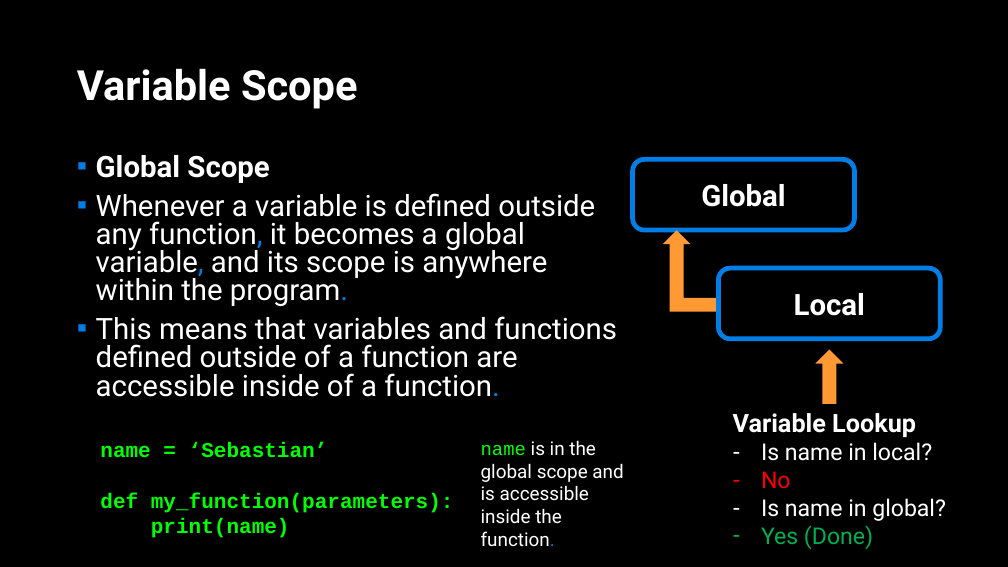
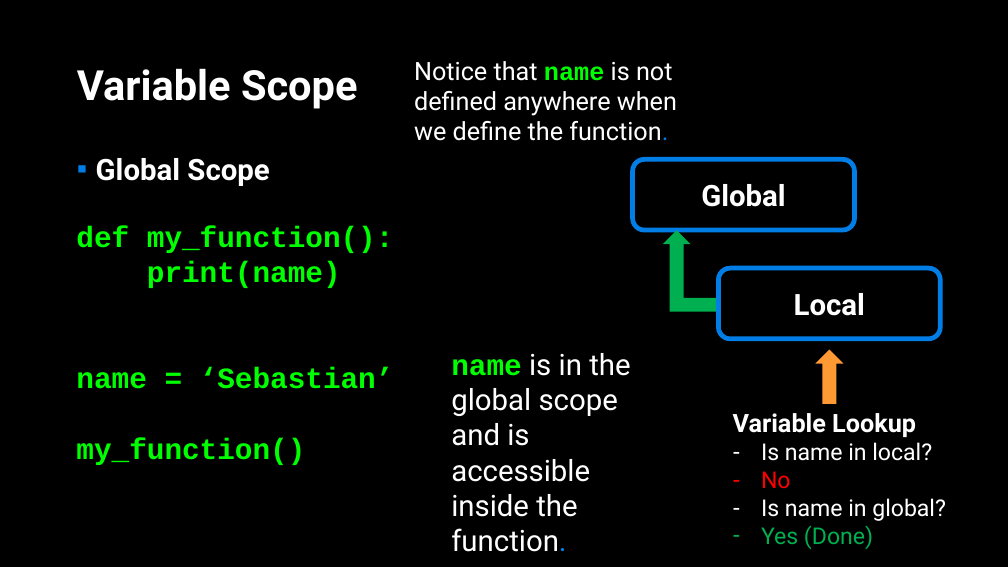
Before and after one commit to APS106/APS106-winter-2022-material, a slide deck: slide 14 of lectures/week2/lecture2/slides/week2_lecture2.pptx (slide 10 before the commit). Drawn at 1008x567 pixels with LibreOffice and Linux fonts; fonts in the diff are those of the drawing; background and template pictures are left out. Boxes give left, top, right and bottom in pixels: in the first picture for what was removed or moved away, otherwise in the second. Text is boxed around its words. In the diff, an @@ line names an element or a change of style, - is before the commit and + after.

```diff
--- a/lectures/week2/lecture2/slides/week2_lecture2.pptx
+++ b/lectures/week2/lecture2/slides/week2_lecture2.pptx
@@ text added at (414,61,677,141), 24 pt, text #FFFFFF @@
+Notice that name is not defined anywhere when we define the function.
@@ text "Global Scope" at (96,158,269,186): line spacing 0.8 to 0.9 @@
@@ text at (96,193,617,397): paragraphs removed @@
-▪ Whenever a variable is defined outside any function, it becomes a global variable, and its scope is anywhere within the program.
-▪ This means that variables and functions defined outside of a function are accessible inside of a function.
@@ text "def my_function():": place and size @@
-text "def my_function():" at (100,442,454,538)
+text "def my_function():" at (76,226,394,465)
@@ text at (76,226,394,288): paragraphs added @@
+def my_function():
+print(name)
@@ bent up arrow at (663,231,719,312): fill #FF9933 to #00B050 @@
@@ text "name is in the global ...": place and size @@
-text "name is in the global ..." at (481,440,623,546)
+text "name is in the global ..." at (451,353,630,517)
@@ text "name is in the global ..." at (451,353,630,517): size 18 to 28 pt; bold on in "name" @@
@@ text at (76,367,394,389): size 20 to 28 pt in "name = ‘Sebastian’" @@
@@ text at (76,438,305,465): text changed; size 20 to 28 pt @@
-def my_function(parameters):
-print(name)
+my_function()
```
Also in this commit, not shown: 10 other slides changed, 6 slides added, 3 other files.
